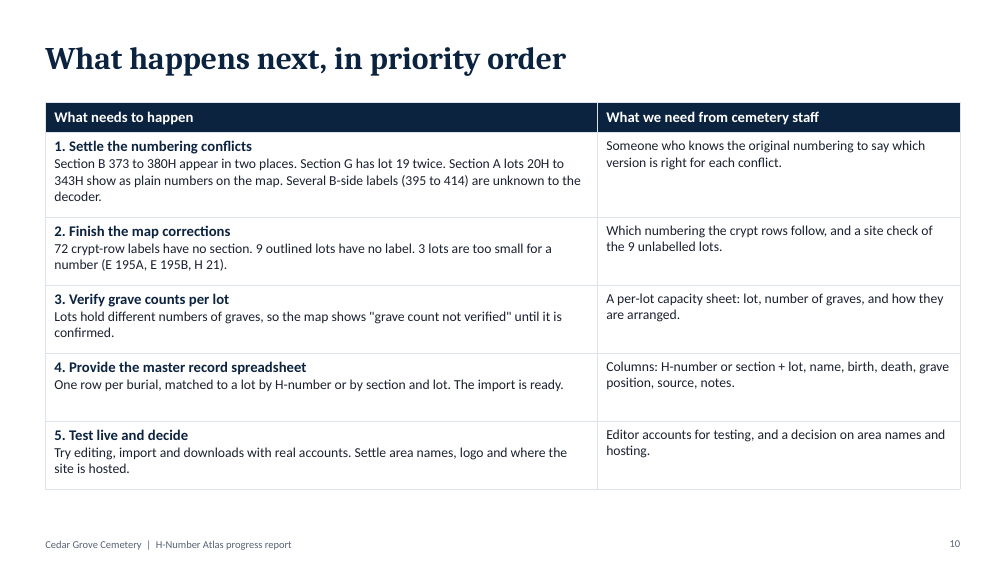
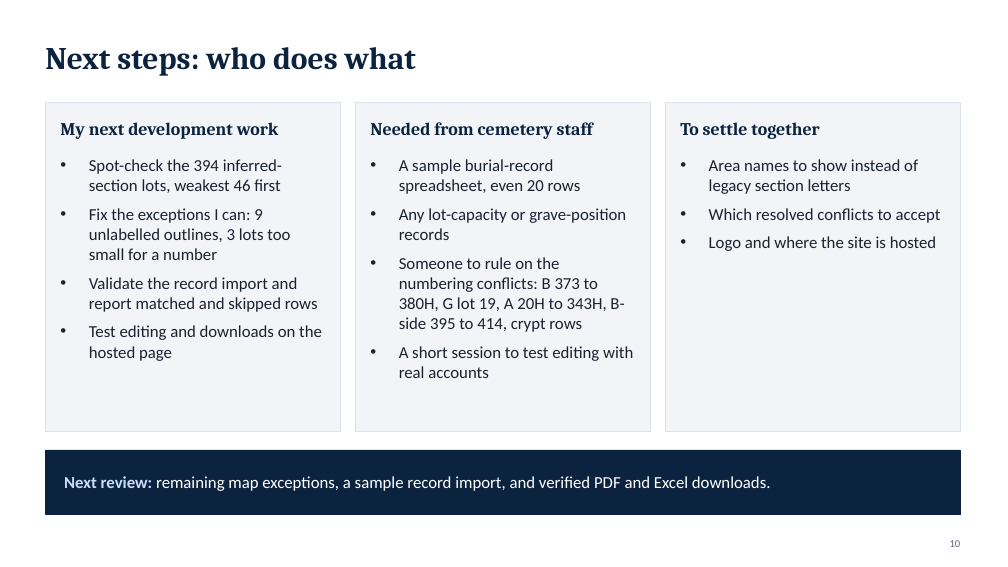
Before and after one commit to ZForgotten44/hafez-, a slide deck: slide 10 of h-number-map/deck/Cedar_Grove_H-Number_Atlas_Progress.pptx. Drawn at 1008x567 pixels with LibreOffice and Linux fonts; fonts in the diff are those of the drawing. Boxes give left, top, right and bottom in pixels: in the first picture for what was removed or moved away, otherwise in the second. Text is boxed around its words. In the diff, an @@ line names an element or a change of style, - is before the commit and + after.

```diff
--- a/h-number-map/deck/Cedar_Grove_H-Number_Atlas_Progress.pptx
+++ b/h-number-map/deck/Cedar_Grove_H-Number_Atlas_Progress.pptx
@@ text at [45, 47, 416, 76]: text changed @@
-What happens next, in priority order
+Next steps: who does what
@@ table removed at [45, 102, 960, 477], 6 rows, 2 columns @@
-What needs to happen | What we need from cemetery staff
-1. Settle the numbering conflicts / Section B 373 to 380H appear in two places. Section G has lot 19 twice. Section A lots 20H to 343H show as plain numbers on the map. Several B-side labels (395 to 414) are unknown to the decoder. | Someone who knows the original numbering to say which version is right for each conflict.
-2. Finish the map corrections / 72 crypt-row labels have no section. 9 outlined lots have no label. 3 lots are too small for a number (E 195A, E 195B, H 21). | Which numbering the crypt rows follow, and a site check of the 9 unlabelled lots.
-3. Verify grave counts per lot / Lots hold different numbers of graves, so the map shows "grave count not verified" until it is confirmed. | A per-lot capacity sheet: lot, number of graves, and how they are arranged.
-4. Provide the master record spreadsheet / One row per burial, matched to a lot by H-number or by section and lot. The import is ready. | Columns: H-number or section + lot, name, birth, death, grave position, source, notes.
-5. Test live and decide / Try editing, import and downloads with real accounts. Settle area names, logo and where the site is hosted. | Editor accounts for testing, and a decision on area names and hosting.
@@ rectangle added at [45, 102, 340, 431], fill #F2F4F7, outline #DDE3EA 0.5 pt @@
@@ rectangle added at [355, 102, 650, 431], fill #F2F4F7, outline #DDE3EA 0.5 pt @@
@@ rectangle added at [665, 102, 960, 431], fill #F2F4F7, outline #DDE3EA 0.5 pt @@
@@ text added at [60, 122, 279, 139], 17 pt, text #0C2340, bold @@
+My next development work
@@ text added at [370, 122, 593, 139], 17 pt, text #0C2340, bold @@
+Needed from cemetery staff
@@ text added at [680, 122, 819, 139], 17 pt, text #0C2340, bold @@
+To settle together
@@ text added at [89, 159, 322, 361], 16 pt, text #1A2130 @@
+• Spot-check the 394 inferred-section lots, weakest 46 first
+• Fix the exceptions I can: 9 unlabelled outlines, 3 lots too small for a number
+• Validate the record import and report matched and skipped rows
+• Test editing and downloads on the hosted page
@@ text added at [399, 159, 633, 378], 16 pt, text #1A2130 @@
+• A sample burial-record spreadsheet, even 20 rows
+• Any lot-capacity or grave-position records
+• Someone to rule on the numbering conflicts: B 373 to 380H, G lot 19, A 20H to 343H, B-side 395 to 414, crypt rows
+• A short session to test editing with real accounts
@@ text added at [709, 159, 941, 251], 16 pt, text #1A2130 @@
+• Area names to show instead of legacy section letters
+• Which resolved conflicts to accept
+• Logo and where the site is hosted
@@ rectangle added at [45, 450, 960, 514], fill #0C2340, outline #0C2340 0.5 pt @@
@@ text added at [64, 476, 771, 491], 16 pt, text #FFFFFF @@
+Next review: remaining map exceptions, a sample record import, and verified PDF and Excel downloads.
@@ text removed at [45, 540, 292, 550] @@
-Cedar Grove Cemetery | H-Number Atlas progress report
```
Also in this commit, not shown: 5 other slides changed, 4 slides added, 4 slides removed, 56 other files.
